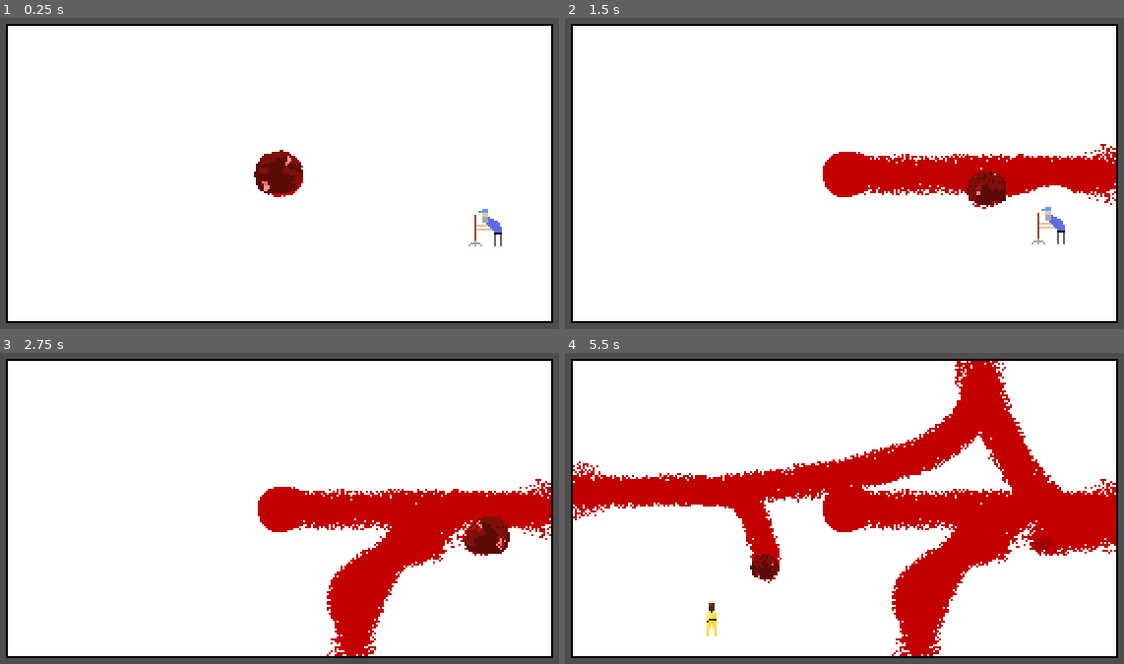
Above: before the commit, frames 1-4 (two rows, left to right).
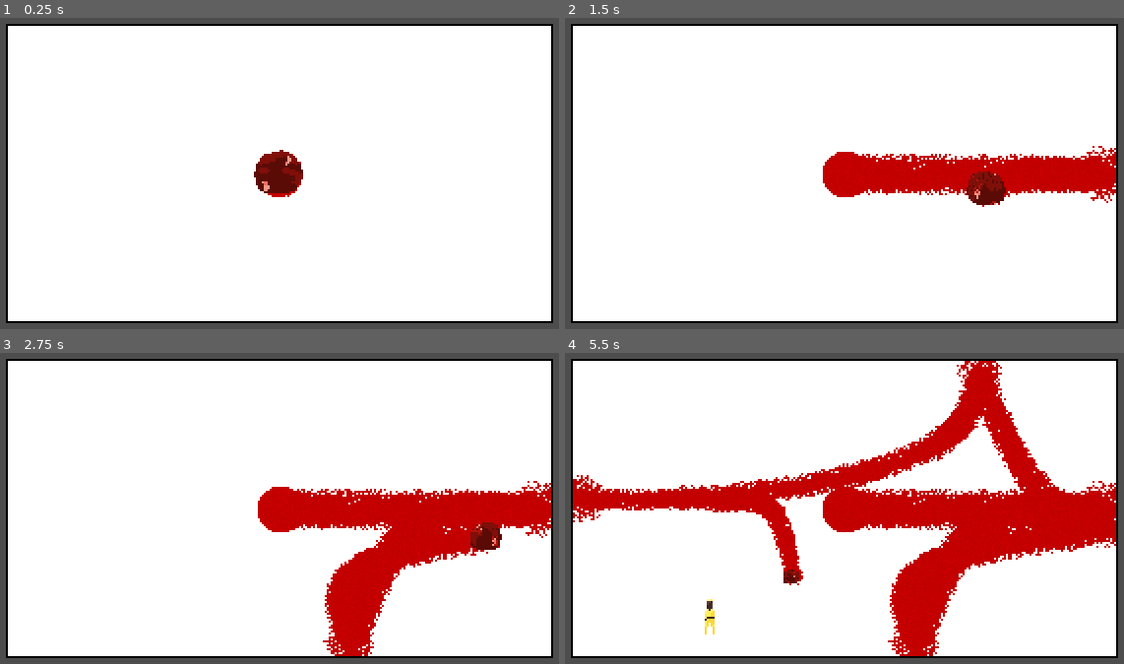
Above: after the commit, the same moments.

Repository: fawfle/blood-jam-cu
Game: Godot game, scene res://scenes/main-michael.tscn
Same seed, same stepped clock (60 frames per second), same inputs: the game is played once before the commit and once after it. This scene is started directly instead of the project's main scene.
Inputs:
- Up to frame 1 (0.25 s): no input
- Up to frame 2 (1.5 s): tap Enter at 0.5, 1.35 s; hold D (right) 0.53-1.28 s; tap Shift (dash) at 0.6 s; hold S (backward) from 1.28 s (still down)
- Up to frame 3 (2.75 s): release S (backward) at 2.03 s; hold D (right) from 2.03 s (still down); tap Backspace at 2.1 s
- Up to frame 4 (5.5 s): release D (right) at 2.78 s; hold W (forward) 2.78-3.53 s; tap one key every 0.75 s from 2.85 s: 0 9 Shift (dash) Enter; hold A (left) 3.53-5.03 s; hold S (backward) from 5.03 s (still down)

The runs differ from the first frame. In frame 1, 0.3% of the frame differs, in the area x 48-90%, y 43-74%; in frame 2, 1.3%; in frame 3, 2.0%; in frame 4, 7.6%, in the area x 1-99%, y 2-98%.

Commit message:
added death and main menu

Diff:
--- a/scenes/main-michael.tscn
+++ b/scenes/main-michael.tscn
@@ -1,10 +1,9 @@
-[gd_scene load_steps=6 format=3 uid="uid://d066613uy7low"]
+[gd_scene load_steps=5 format=3 uid="uid://d066613uy7low"]
 
 [ext_resource type="Script" uid="uid://cbgkr8obs2pqr" path="res://scenes/main.gd" id="1_qqjsw"]
 [ext_resource type="PackedScene" uid="uid://dbxpkx7jsbcf2" path="res://scenes/ground/ground.tscn" id="2_hg1x6"]
 [ext_resource type="PackedScene" uid="uid://c0xl0mbw34dfe" path="res://scenes/player/player.tscn" id="3_qv2ov"]
 [ext_resource type="Script" uid="uid://6pckog4as786" path="res://scripts/camera.gd" id="4_qi2kv"]
-[ext_resource type="PackedScene" uid="uid://8wb27ah701u8" path="res://scenes/enemies/janitor/janitor.tscn" id="5_hg1x6"]
 
 [node name="Main" type="Node2D"]
 script = ExtResource("1_qqjsw")
@@ -15,6 +14,3 @@
 
 [node name="Camera2D" type="Camera2D" parent="Player"]
 script = ExtResource("4_qi2kv")
-
-[node name="Janitor" parent="." instance=ExtResource("5_hg1x6")]
-position = Vector2(105, 28)
--- a/scenes/main.gd
+++ b/scenes/main.gd
@@ -24,6 +24,7 @@
 var enemy_spawn_time: float = 3
 var enemy_spawn_timer: float = 0.0
 
+var main_menu: PackedScene = preload("res://scenes/main_menu.tscn")
 var fodder_scene: PackedScene = preload("res://scenes/enemies/fodder/fodder.tscn")
 var shooter_scene: PackedScene = preload("res://scenes/enemies/shooter/shooter.tscn")
 var shielded_scene: PackedScene = preload("res://scenes/enemies/shielded/shielded.tscn")
@@ -62,6 +63,7 @@
 	update_walls(Global.room_size)
 
 	Global.room_resized.emit(Global.room_size)
+	Global.out_of_blood.connect(_on_death)
 
 # Called every frame. 'delta' is the elapsed time since the previous frame.
 func _process(delta: float) -> void:
@@ -128,3 +130,6 @@
 		total_weight += value
 
 	return total_weight
+
+func _on_death() -> void:
+	get_tree().change_scene_to_packed(main_menu)
--- /dev/null
+++ b/scenes/main_menu.gd
@@ -0,0 +1,6 @@
+extends Node2D
+
+@export var main_game: PackedScene
+
+func _on_button_pressed() -> void:
+	get_tree().change_scene_to_packed(main_game)
--- /dev/null
+++ b/scenes/main_menu.tscn
@@ -0,0 +1,21 @@
+[gd_scene load_steps=4 format=3 uid="uid://cg8xtskymm6cr"]
+
+[ext_resource type="Script" uid="uid://cptnjal7cy2ij" path="res://scenes/main_menu.gd" id="1_l6cm7"]
+[ext_resource type="PackedScene" uid="uid://c8evxvjut3sps" path="res://scenes/main.tscn" id="2_ekxnf"]
+[ext_resource type="Texture2D" uid="uid://cpy4lcsmn1cxx" path="res://sprites/main_menu.png" id="3_bqqt6"]
+
+[node name="Main Menu" type="Node2D"]
+script = ExtResource("1_l6cm7")
+main_game = ExtResource("2_ekxnf")
+
+[node name="MainMenu" type="Sprite2D" parent="."]
+position = Vector2(144, 81)
+texture = ExtResource("3_bqqt6")
+
+[node name="Button" type="Button" parent="."]
+offset_left = 184.0
+offset_top = 40.0
+offset_right = 274.0
+offset_bottom = 70.0
+
+[connection signal="pressed" from="Button" to="." method="_on_button_pressed"]
--- a/scenes/player/player.gd
+++ b/scenes/player/player.gd
@@ -44,6 +44,8 @@
 
 func _physics_process(delta: float) -> void:
 	Global.blood -= bleed_per_second * delta
+	if Global.blood <= 0:
+		Global.out_of_blood.emit()
 
 	update_size()
 
--- a/scripts/global.gd
+++ b/scripts/global.gd
@@ -17,6 +17,10 @@
 ## when room gets resized
 @warning_ignore("unused_signal")
 signal room_resized(size: Vector2i)
+
+## called when out of blood
+@warning_ignore("unused_signal")
+signal out_of_blood()
 
 const spawn_padding: float = 5
 
Not shown, added: scenes/main_menu.gd.uid
Binary file added: sprites/main_menu.aseprite
Binary file added: sprites/main_menu.png
Not shown, added: sprites/main_menu.png.import
